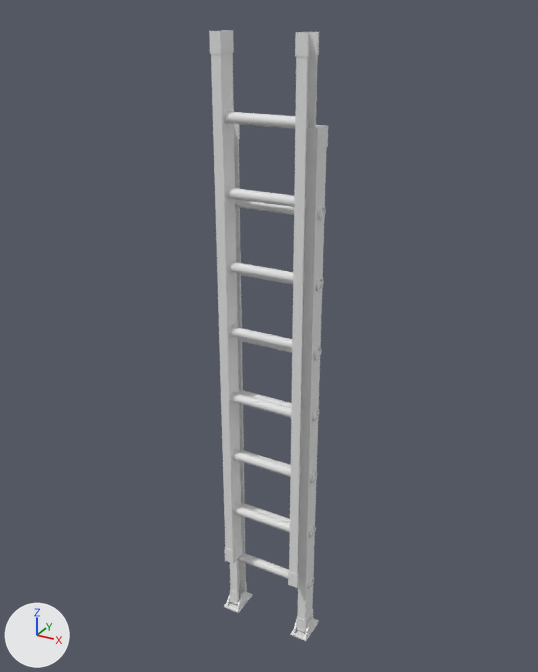
What one commit did to the FBX model Plasticity/Assets/Art/Meshes/ladder.fbx.
The view is the same before and after, from a 50 mm camera at (2.76, -5.07, 5.56) aimed at (-0.06, 0.08, 2.99). Every picture has the same lights, and +X, +Y and +Z are marked at lower left. Where no turn or scale is listed for an object, it has been applied to the vertices. Vertices at the same position are counted once.

The first picture shows 'ladder_extension', 'ladder_main'.
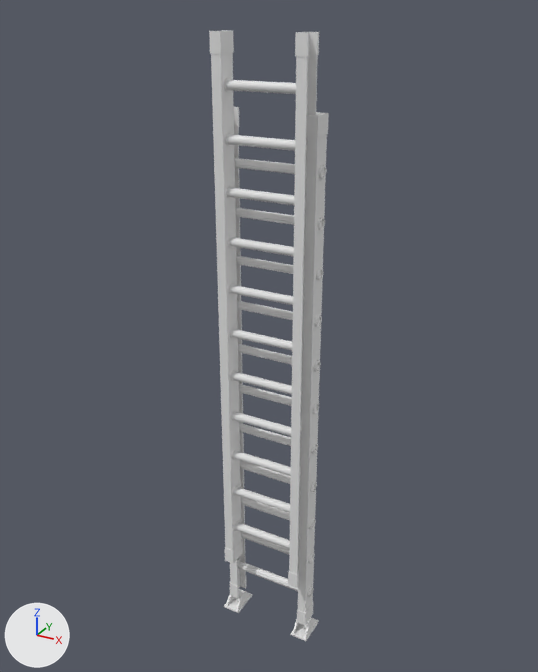
Commit message: added more rungs to ladder

What changed in the scene script:
```text
Change me_cylinder_005:
    remove me_cylinder_005.from_pydata(...)  # 812 vertices, 766 faces; spans x -0.44..0.44, y -0.09..0.09, z -0.02..4.74
    add me_cylinder_005.from_pydata(...)  # 1164 vertices, 1094 faces; spans x -0.44..0.44, y -0.09..0.09, z -0.02..4.74
    me_cylinder_005 part 11: the loose piece of 88 vertices spanning x -0.44..0.44, y -0.06..0.06, z 0.47..0.59 is moved by (0.0, 0.0, 0.2)
    me_cylinder_005 part 12: the loose piece of 88 vertices spanning x -0.44..0.44, y -0.06..0.06, z 1.67..1.78 is moved by (0.0, 0.0, -0.2)
    me_cylinder_005 part 13: the loose piece of 88 vertices spanning x -0.44..0.44, y -0.06..0.06, z 2.88..2.99 is moved by (0.0, 0.0, 0.2)
    me_cylinder_005 part 14: the loose piece of 88 vertices spanning x -0.44..0.44, y -0.06..0.06, z 4.05..4.16 is moved by (0.0, 0.0, -0.17)
    me_cylinder_005 part 15: a new loose piece of 88 vertices spanning x -0.44..0.44, y -0.05..0.05, z 0.28..0.38
    me_cylinder_005 part 16: a new loose piece of 88 vertices spanning x -0.44..0.44, y -0.05..0.05, z 1.88..1.98
    me_cylinder_005 part 17: a new loose piece of 88 vertices spanning x -0.44..0.44, y -0.05..0.05, z 2.68..2.78
    me_cylinder_005 part 18: a new loose piece of 88 vertices spanning x -0.44..0.44, y -0.05..0.05, z 4.28..4.38
    me_cylinder_005 part 19: 1 vertex moved within x 0.38, y 0.0, z 2.3; 87 vertices removed from x -0.44..0.44, y -0.06..0.06, z 2.3..2.42; 87 vertices added at x -0.44..0.44, y -0.05..0.05, z 2.28..2.38
    me_cylinder_005 part 20: 27 vertices moved from x -0.44..0.44, y -0.06..0.05, z 1.09..1.19 to x -0.44..0.44, y -0.05..0.05, z 1.09..1.18; 32 vertices removed from x -0.44..0.44, y -0.06..0.06, z 1.09..1.19; 32 vertices added at x -0.44..0.44, y -0.05..0.05, z 1.09..1.17
    me_cylinder_005 part 21: 30 vertices moved from x -0.44..0.44, y -0.06..0.04, z 3.5..3.59 to x -0.44..0.44, y -0.05..0.04, z 3.49..3.57; 19 vertices removed from x -0.44..0.44, y -0.04..0.04, z 3.57..3.59; 19 vertices added at x -0.44..0.44, y -0.03..0.04, z 3.56..3.58
Change me_cylinder_003:
    remove me_cylinder_003.from_pydata(...)  # 812 vertices, 766 faces; spans x -0.39..0.39, y -0.22..-0.04, z 0.62..5.38
    add me_cylinder_003.from_pydata(...)  # 1174 vertices, 1098 faces; spans x -0.39..0.39, y -0.22..-0.04, z 0.62..5.38
    me_cylinder_003 part 1: the loose piece of 88 vertices spanning x -0.34..0.34, y -0.19..-0.08, z 1.15..1.26 is moved by (0.0, 0.0, 0.21)
    me_cylinder_003 part 2: the loose piece of 88 vertices spanning x -0.34..0.34, y -0.19..-0.07, z 2.34..2.46 is moved by (0.0, 0.0, -0.19)
    me_cylinder_003 part 3: the loose piece of 88 vertices spanning x -0.34..0.34, y -0.19..-0.07, z 3.55..3.66 is moved by (0.0, 0.0, 0.21)
    me_cylinder_003 part 4: the loose piece of 88 vertices spanning x -0.34..0.34, y -0.19..-0.07, z 4.72..4.84 is moved by (0.0, 0.0, -0.16)
    me_cylinder_003 part 5: a new loose piece of 88 vertices spanning x -0.34..0.34, y -0.18..-0.08, z 0.96..1.06
    me_cylinder_003 part 6: a new loose piece of 88 vertices spanning x -0.34..0.34, y -0.18..-0.08, z 2.56..2.66
    me_cylinder_003 part 7: a new loose piece of 88 vertices spanning x -0.34..0.34, y -0.18..-0.08, z 3.36..3.46
    me_cylinder_003 part 8: a new loose piece of 88 vertices spanning x -0.34..0.34, y -0.18..-0.08, z 4.96..5.06
    me_cylinder_003 part 9: 15 vertices moved from x -0.34..0.34, y -0.19..-0.09, z 1.75..3.07 to x -0.34..0.34, y -0.18..-0.1, z 1.77..3.07; 108 vertices removed from x -0.34..0.34, y -0.19..-0.07, z 1.75..3.09; 118 vertices added at x -0.34..0.34, y -0.18..-0.08, z 1.77..3.07
    me_cylinder_003 part 10: 17 vertices moved from x -0.34..0.34, y -0.18..-0.08, z 4.15..4.21 to x -0.34..0.34, y -0.18..-0.08, z 4.17..4.21; 32 vertices removed from x -0.34..0.34, y -0.19..-0.07, z 4.15..4.25; 32 vertices added at x -0.34..0.34, y -0.18..-0.08, z 4.17..4.25
Change ob_ladder_main:
    ob_ladder_main.location: (0.0, 0.0, 0.03) -> (0.0, 0.0, 0.12)
```

Boxes (x1, y1, x2, y2) around the edits, measured in the pictures (538 x 672 px; the box of a moved part takes in the faces that stretch with it):
'ladder_main', reshaped, moved: before (230, 124, 328, 632); after (230, 107, 329, 625)
part 1 of me_cylinder_003, moved or reshaped: before (233, 504, 300, 533); after (233, 485, 300, 513)
part 2 of me_cylinder_003, moved or reshaped: before (230, 391, 302, 418); after (231, 411, 302, 436)
part 3 of me_cylinder_003, moved or reshaped: before (227, 260, 305, 283); after (227, 236, 305, 256)
part 4 of me_cylinder_003, moved or reshaped: before (224, 110, 308, 129); after (225, 133, 307, 151)
part 5 of me_cylinder_003, added: after (234, 521, 299, 549)
part 6 of me_cylinder_003, added: after (230, 370, 302, 395)
part 7 of me_cylinder_003, added: after (228, 283, 304, 305)
part 8 of me_cylinder_003, added: after (224, 78, 309, 94)
part 9 of me_cylinder_003, moved or reshaped: before (229, 325, 303, 477); after (229, 327, 303, 476)
part 10 of me_cylinder_003, moved or reshaped: before (226, 189, 306, 207); after (226, 189, 306, 205)
part 11 of me_cylinder_005, moved or reshaped: before (237, 552, 314, 589); after (241, 532, 315, 564)
part 12 of me_cylinder_005, moved or reshaped: before (240, 450, 318, 483); after (240, 460, 317, 493)
part 13 of me_cylinder_005, moved or reshaped: before (238, 337, 321, 360); after (237, 300, 322, 327)
part 14 of me_cylinder_005, moved or reshaped: before (235, 199, 326, 220); after (235, 207, 325, 230)
part 15 of me_cylinder_005, added: after (237, 559, 314, 597)
part 16 of me_cylinder_005, added: after (239, 423, 318, 454)
part 17 of me_cylinder_005, added: after (238, 344, 321, 372)
part 18 of me_cylinder_005, added: after (234, 158, 327, 179)
part 19 of me_cylinder_005, moved or reshaped: before (239, 389, 319, 421); after (239, 384, 319, 414)
part 20 of me_cylinder_005, moved or reshaped: before (241, 502, 316, 538); after (241, 497, 316, 529)
part 21 of me_cylinder_005, moved or reshaped: before (237, 273, 324, 291); after (236, 255, 324, 280)
